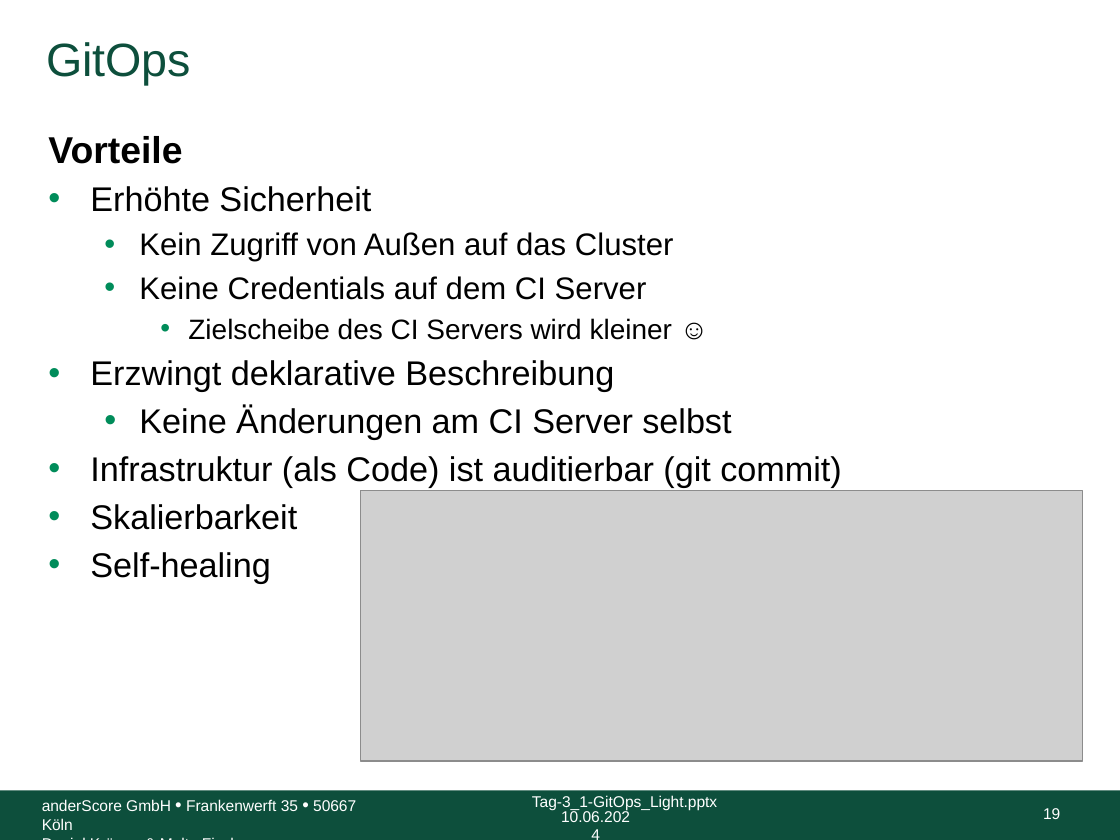
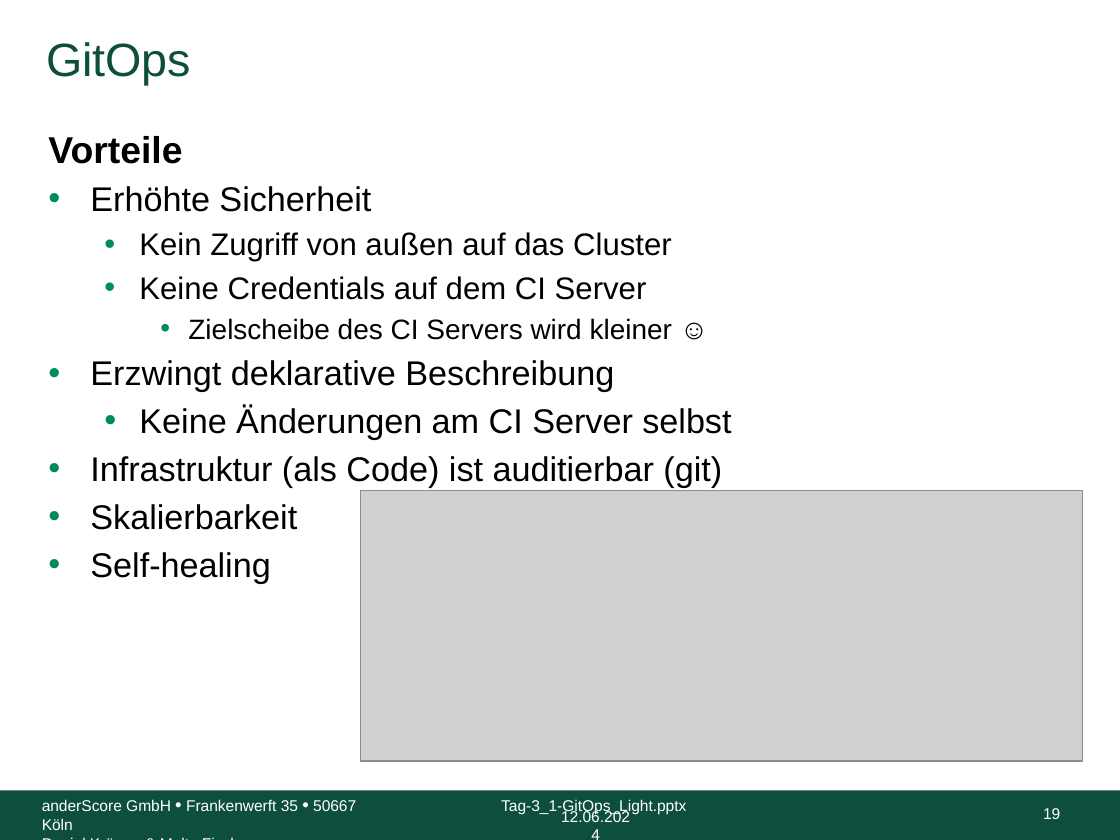
Before and after one commit to anderscore-gmbh/gitlab, a slide deck: slide 19 of slides/Tag-3_1-GitOps_Light.pptx. Drawn at 1120x840 pixels with LibreOffice and Linux fonts; fonts in the diff are those of the drawing; grey boxes stand for pictures; background and template pictures are left out. Boxes give left, top, right and bottom in pixels: in the first picture for what was removed or moved away, otherwise in the second. Text is boxed around its words. In the diff, an @@ line names an element or a change of style, - is before the commit and + after.

```diff
--- a/slides/Tag-3_1-GitOps_Light.pptx
+++ b/slides/Tag-3_1-GitOps_Light.pptx
@@ text at box(139, 232, 672, 262): text changed @@
-  • Kein Zugriff von Außen auf das Cluster
+  • Kein Zugriff von außen auf das Cluster
@@ text at box(90, 456, 722, 488): text changed @@
-• Infrastruktur (als Code) ist auditierbar (git commit)
+• Infrastruktur (als Code) ist auditierbar (git)
@@ text "Tag-3_1-GitOps_Light.pptx": place and size @@
-text "Tag-3_1-GitOps_Light.pptx" at box(532, 795, 717, 811)
+text "Tag-3_1-GitOps_Light.pptx" at box(501, 799, 686, 814)
@@ text at box(561, 809, 630, 822): text changed @@
-10.06.2024
+12.06.2024
```
Also in this commit, not shown: 35 other slides changed.
